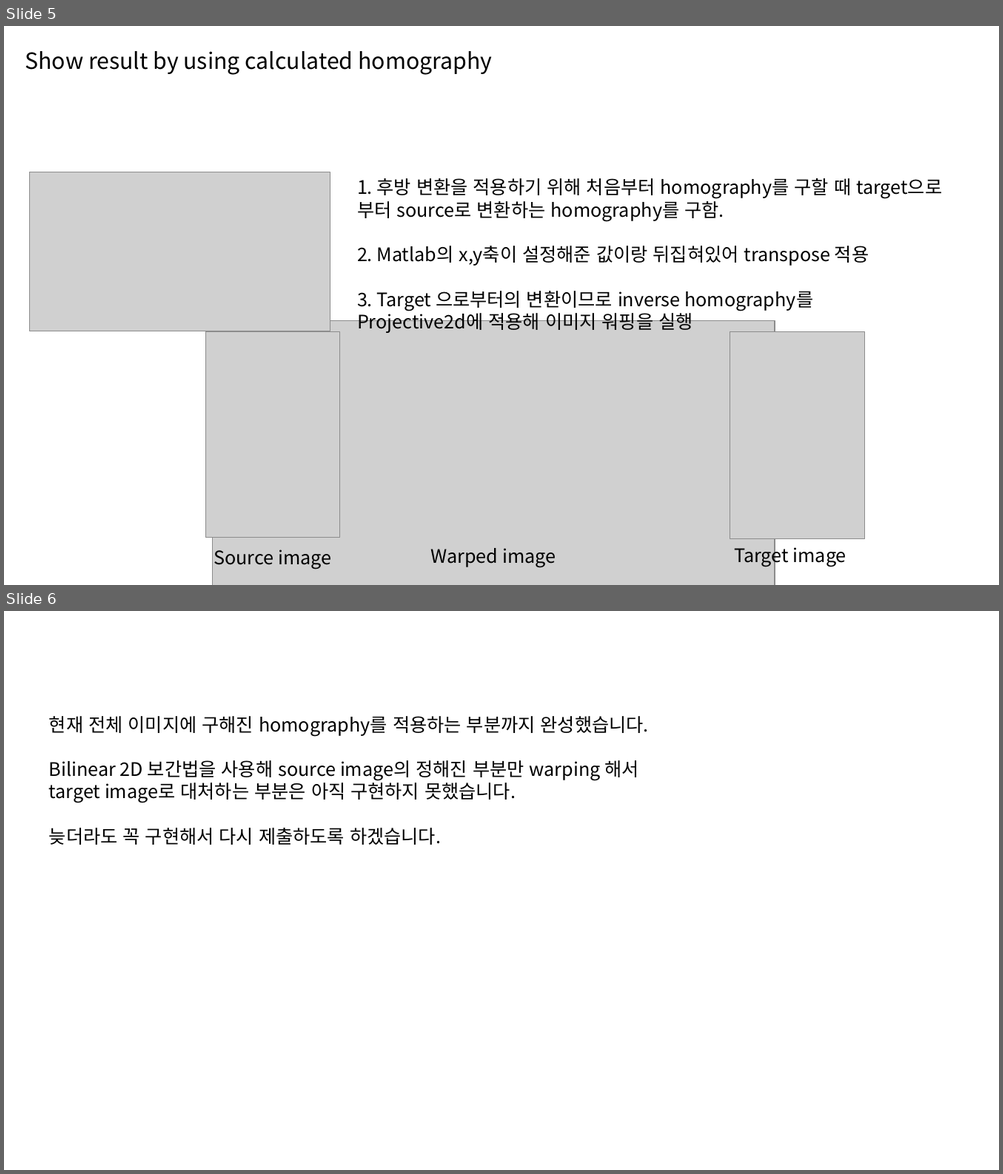
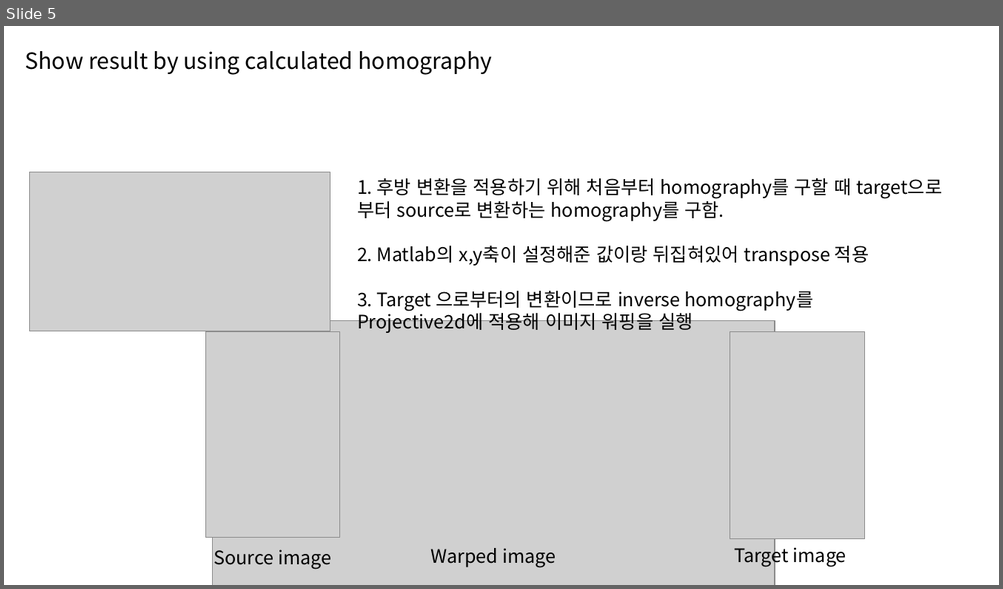
Before and after one commit to jjunhyub/computer_vision_project_2, a slide deck: 20162874_이준협_project2.pptx. Shown one above the other, each under a label of ours: slides 5 and 6 before the commit, slide 5 after it. The pictures are 1003x1174 and 1003x589 pixels, drawn with LibreOffice and Linux fonts; fonts in the diff are those of the drawing; grey boxes stand for pictures. Boxes give left, top, right and bottom in pixels: in the first picture for what was removed or moved away, otherwise in the second. Text is boxed around its words. In the diff, an @@ line names an element or a change of style, - is before the commit and + after.

Commit message:
warping_failed

```diff
--- a/20162874_이준협_project2.pptx
+++ b/20162874_이준협_project2.pptx
@@ slide 6 removed at bbox=[4, 611, 999, 1170], background #FFFFFF @@
@@ text removed at bbox=[49, 716, 649, 845] @@
-현재 전체 이미지에 구해진 homography를 적용하는 부분까지 완성했습니다.
-Bilinear 2D 보간법을 사용해 source image의 정해진 부분만 warping 해서
-target image로 대처하는 부분은 아직 구현하지 못했습니다.
-늦더라도 꼭 구현해서 다시 제출하도록 하겠습니다.
```
Also in this commit, not shown: 2 slides added, 4 other files.
